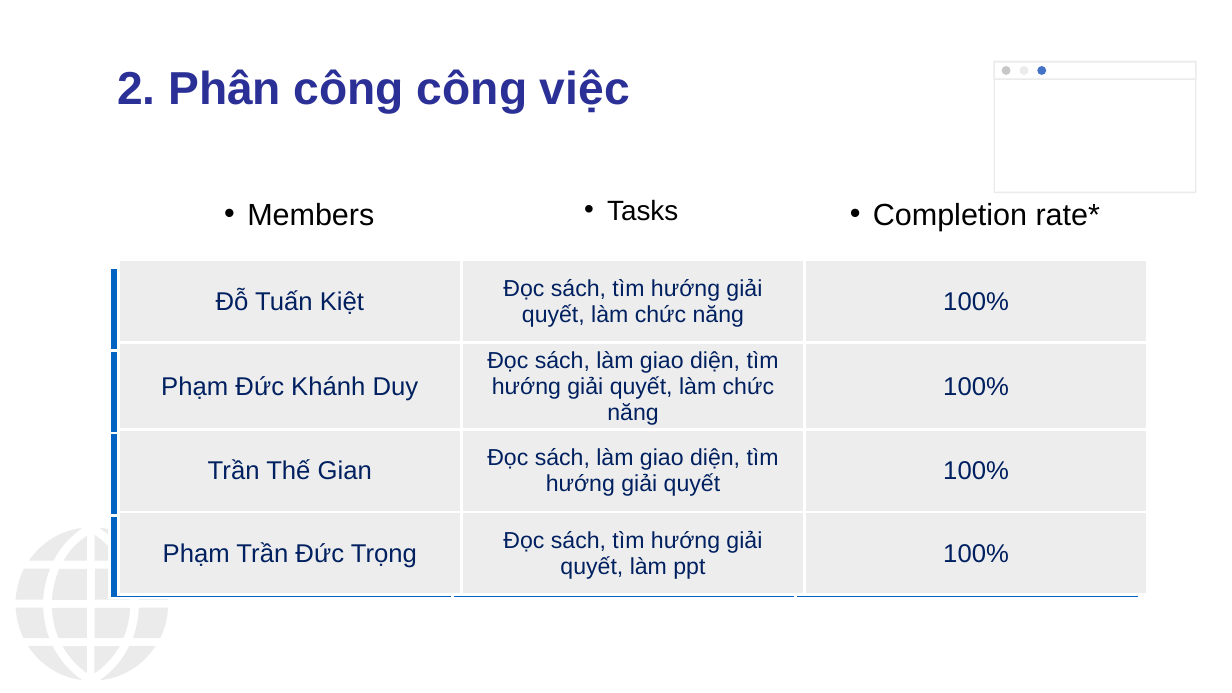
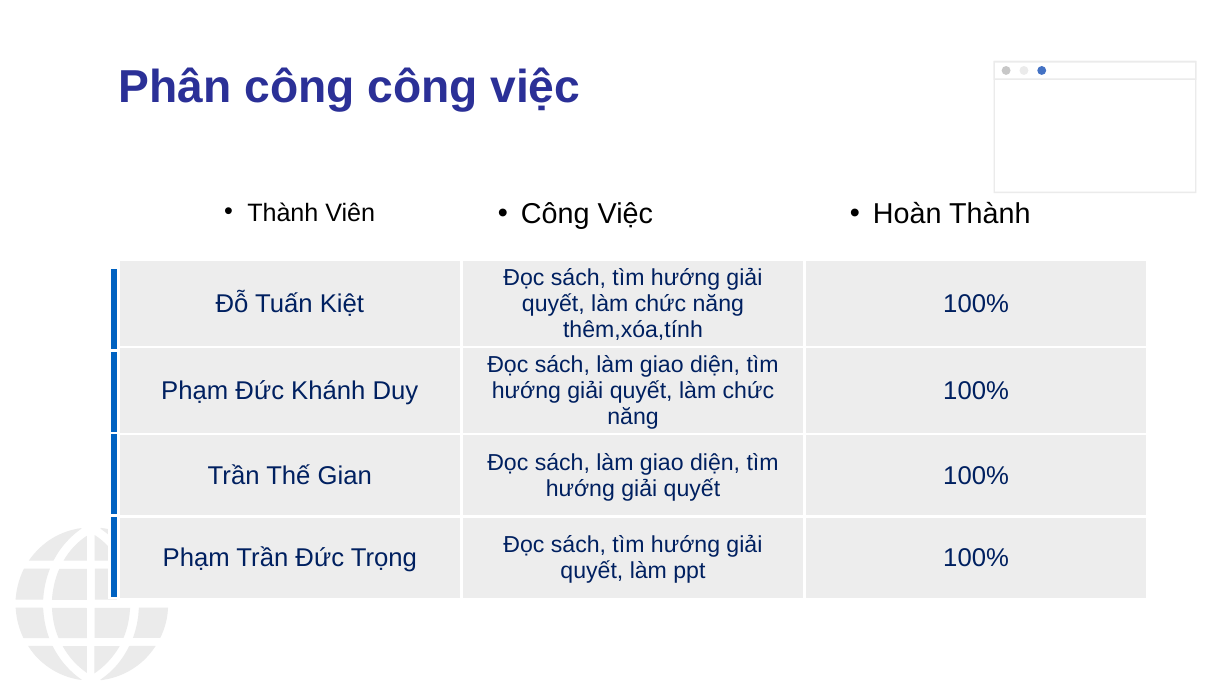
Before and after one commit to Itsstraining/Web-Train21S-Green, a slide deck: slide 2 of Hackathon2/PPTX/Template_HocVien_ITSS_green.pptx (slide 6 before the commit). Drawn at 1232x693 pixels with LibreOffice and Linux fonts; fonts in the diff are those of the drawing; background and template pictures are left out. Boxes give left, top, right and bottom in pixels: in the first picture for what was removed or moved away, otherwise in the second. Text is boxed around its words. In the diff, an @@ line names an element or a change of style, - is before the commit and + after.

```diff
--- a/Hackathon2/PPTX/Template_HocVien_ITSS_green.pptx
+++ b/Hackathon2/PPTX/Template_HocVien_ITSS_green.pptx
@@ text at bbox=[119, 67, 580, 112]: text changed @@
-2. Phân công công việc
+Phân công công việc
@@ text at bbox=[247, 202, 375, 222]: text changed; size 23.8 to 19.6 pt @@
-• Members
+• Thành Viên
@@ text added at bbox=[521, 202, 653, 229], 22.4 pt, text #000000 @@
+• Công Việc
@@ text removed at bbox=[607, 199, 678, 221] @@
-• Tasks
@@ text at bbox=[873, 201, 1030, 224]: text changed; size 23.8 to 22.4 pt @@
-• Completion rate*
+• Hoàn Thành
@@ table at bbox=[118, 261, 1147, 601] @@
-row 1, column 2: Đọc sách, tìm hướng giải quyết, làm chức năng
+row 1, column 2: Đọc sách, tìm hướng giải quyết, làm chức năng thêm,xóa,tính
```
Also in this commit, not shown: 8 other slides changed, 1 slide added, 1 slide removed, 3 other files.
